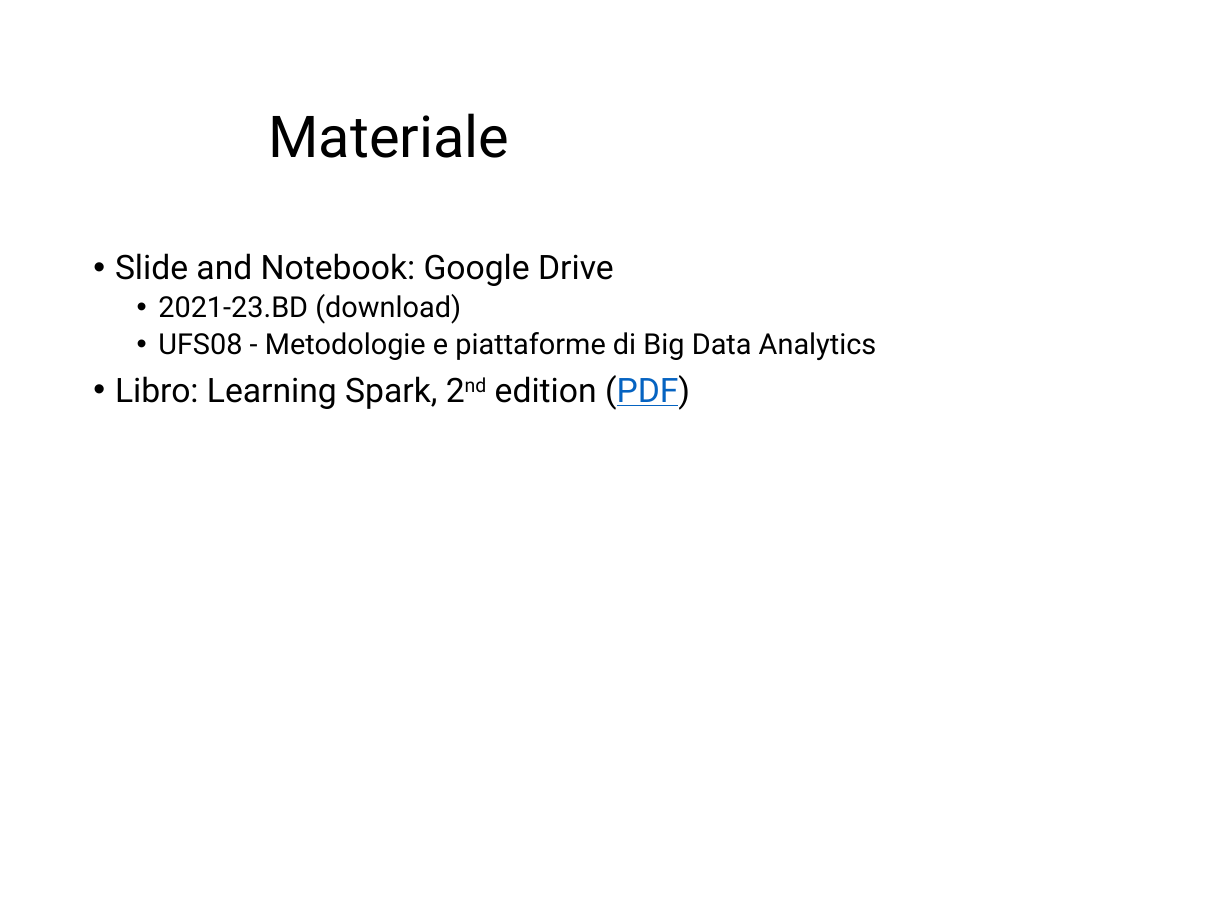
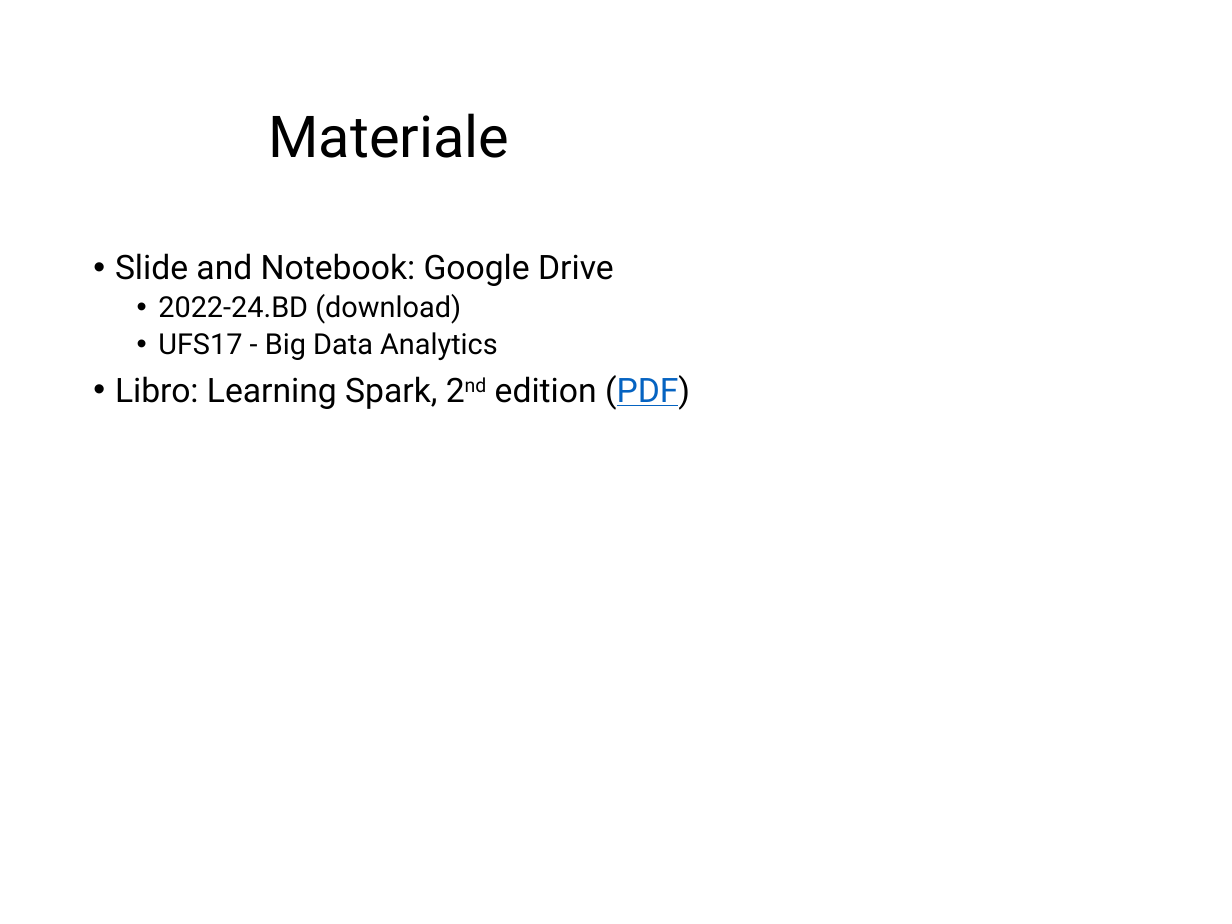
Before and after one commit to Marco-Santoni/databricks-from-scratch, a slide deck: slide 4 of training-spark/0_Intro_v1.pptx. Drawn at 1232x924 pixels with LibreOffice and Linux fonts; fonts in the diff are those of the drawing; background and template pictures are left out. Boxes give left, top, right and bottom in pixels: in the first picture for what was removed or moved away, otherwise in the second. Text is boxed around its words. In the diff, an @@ line names an element or a change of style, - is before the commit and + after.

```diff
--- a/training-spark/0_Intro_v1.pptx
+++ b/training-spark/0_Intro_v1.pptx
@@ text at <box>158,294,498,360</box>: text changed @@
-  • 2021-23.BD (download)
-  • UFS08 - Metodologie e piattaforme di Big Data Analytics
+  • 2022-24.BD (download)
+  • UFS17 - Big Data Analytics
```
Also in this commit, not shown: 6 other slides changed, 1 slide added, 6 other files.
